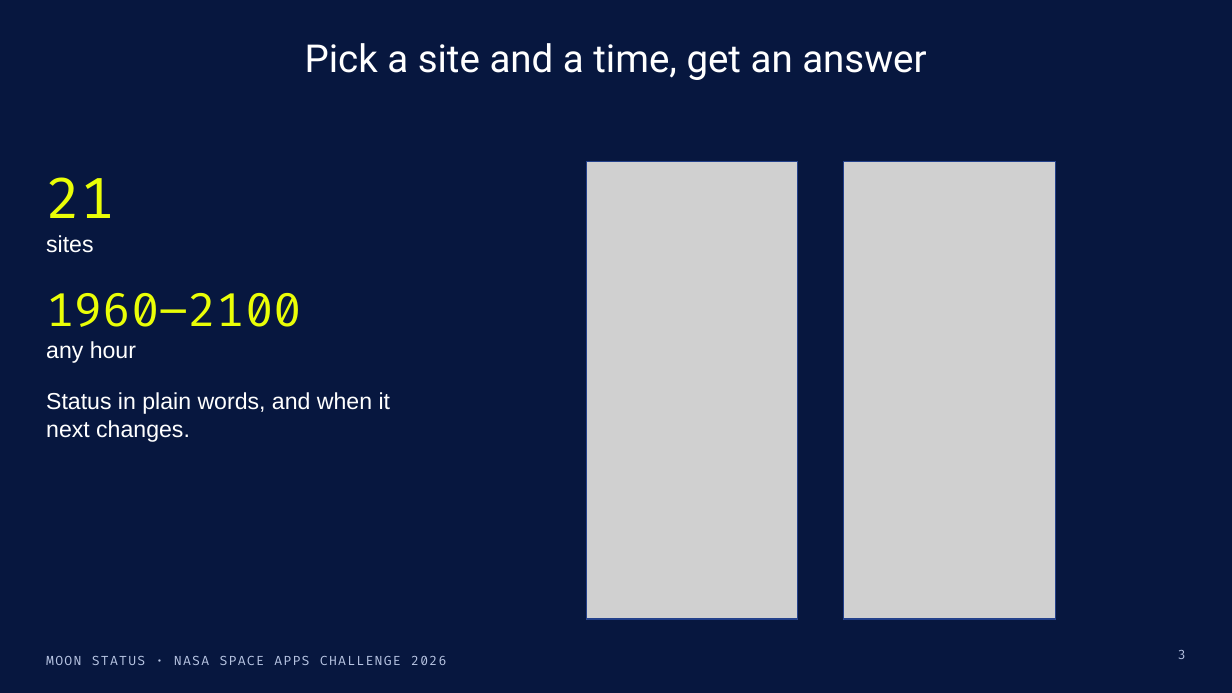
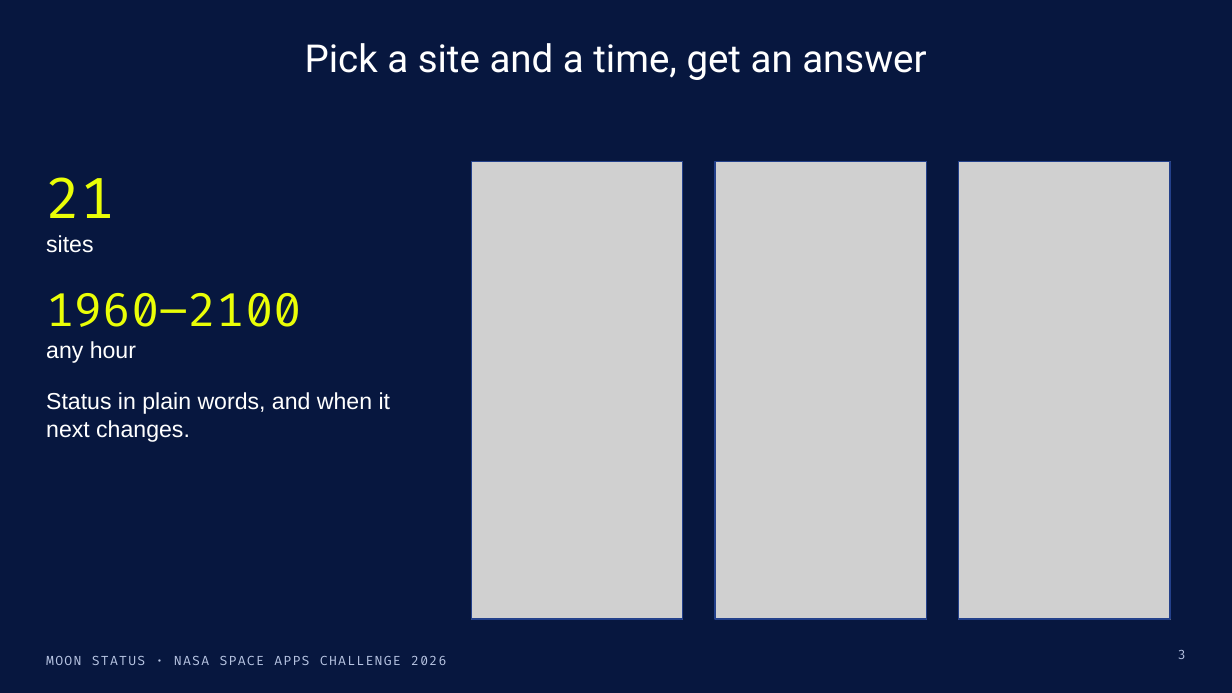
Before and after one commit to dan-od/lunar-landing, a slide deck: slide 3 of docs/demo/moon-status-demo.pptx. Drawn at 1232x693 pixels with LibreOffice and Linux fonts; fonts in the diff are those of the drawing; grey boxes stand for pictures. Boxes give left, top, right and bottom in pixels: in the first picture for what was removed or moved away, otherwise in the second. Text is boxed around its words. In the diff, an @@ line names an element or a change of style, - is before the commit and + after.

```diff
--- a/docs/demo/moon-status-demo.pptx
+++ b/docs/demo/moon-status-demo.pptx
@@ rectangle: place and size @@
-rectangle at (587,162,799,619)
+rectangle at (471,162,683,619)
@@ picture: place and size @@
-picture at (587,162,799,619)
+picture at (471,162,683,619)
@@ rectangle: place and size @@
-rectangle at (844,162,1055,619)
+rectangle at (715,162,927,619)
@@ picture: place and size @@
-picture at (844,162,1055,619)
+picture at (715,162,927,619)
@@ picture added at (959,162,1171,619) @@
@@ rectangle added at (959,162,1171,619), outline #23408A 1 pt @@
```
Also in this commit, not shown: 6 other slides changed, 12 other files.
